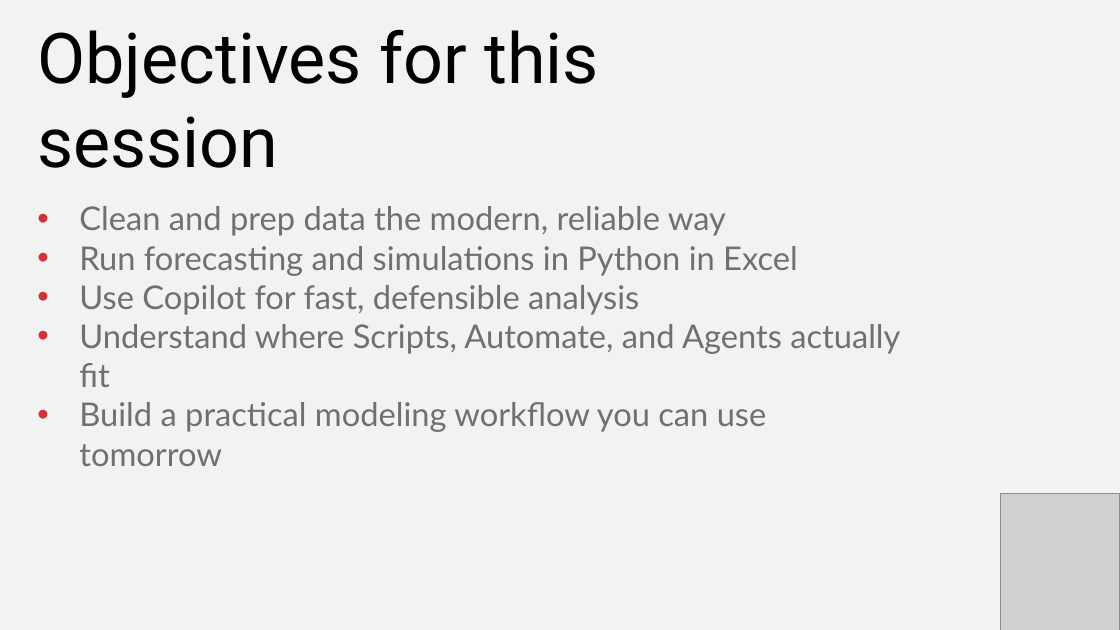
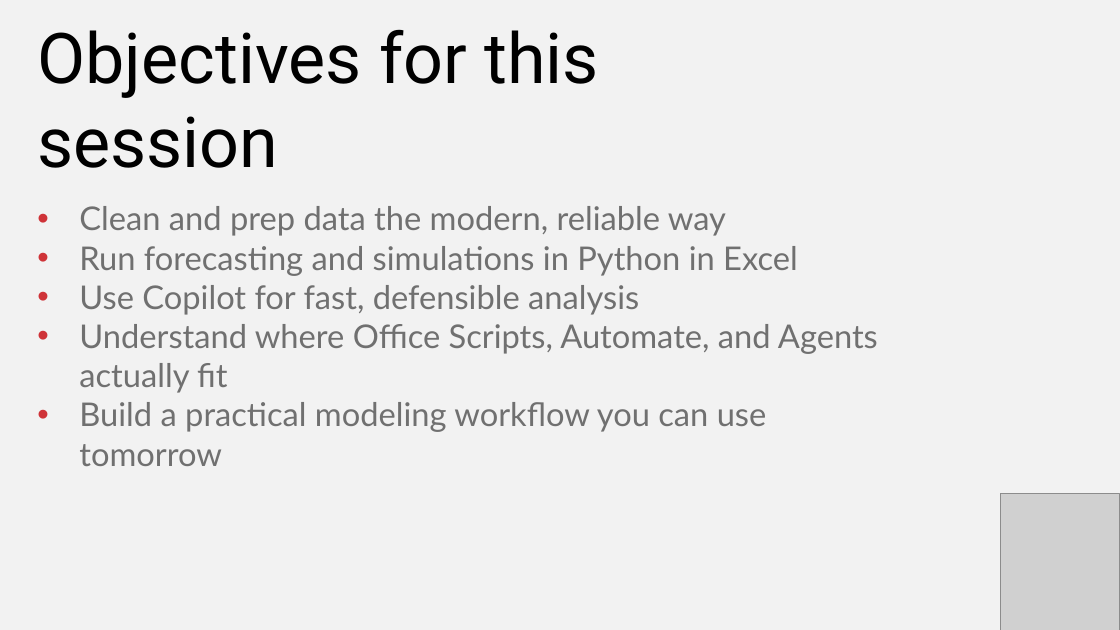
Before and after one commit to stringfestdata/ai-excel-financial-modelers-fmi, a slide deck: slide 3 of ai-financial-modeling-fmi.pptx. Drawn at 1120x630 pixels with LibreOffice and Linux fonts; fonts in the diff are those of the drawing; grey boxes stand for pictures. Boxes give left, top, right and bottom in pixels: in the first picture for what was removed or moved away, otherwise in the second. Text is boxed around its words. In the diff, an @@ line names an element or a change of style, - is before the commit and + after.

```diff
--- a/ai-financial-modeling-fmi.pptx
+++ b/ai-financial-modeling-fmi.pptx
@@ text at box(79, 324, 878, 393): text changed @@
-• Understand where Scripts, Automate, and Agents actually fit
+• Understand where Office Scripts, Automate, and Agents actually fit
```
Also in this commit, not shown: 1 other slide changed.
